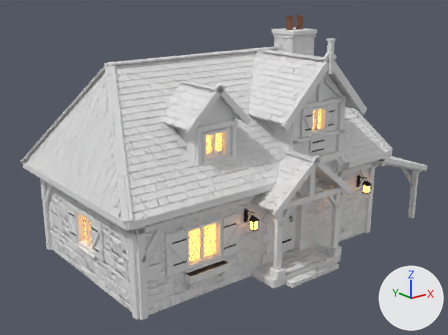
Renders of the FBX model GameClient/ArtSource/Silverbrook/Farmhouse/SilverbrookFarmhouse.fbx from each side of a commit.
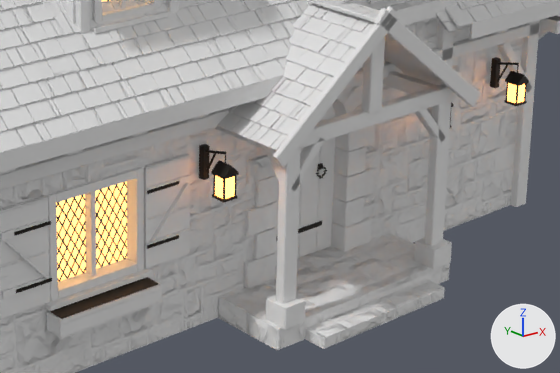
The first picture shows the older version from a camera (50 mm lens) standing at (-12.24, -14.2, 8.16) and looking at (-0.74, 0.18, 2.41). The close-ups show the older and then the newer version on the part from 37% to 86% of the width and 46% to 89% of the height of that picture. Only the edits that show in the close-ups are written down. The lights are fixed; the arrows at lower right show +X, +Y and +Z. Vertices at exactly the same position are counted once.

The scene before the commit, as lines of its bpy script (objects in view):
```python
ob_sm_sbfarmhouse_details = bpy.data.objects.new('SM_SBFarmhouse_Details', me_sm_sbfarmhouse_details)
ob_sm_sbfarmhouse_details.location = (0.0, 0.0, 0.0)
ob_sm_sbfarmhouse_plaster = bpy.data.objects.new('SM_SBFarmhouse_Plaster', me_sm_sbfarmhouse_plaster)
ob_sm_sbfarmhouse_plaster.location = (0.0, 0.0, 0.0)
ob_sm_sbfarmhouse_roof = bpy.data.objects.new('SM_SBFarmhouse_Roof', me_sm_sbfarmhouse_roof)
ob_sm_sbfarmhouse_roof.location = (0.0, 0.0, 0.0)
# also in view: 'SM_SBFarmhouse_Timber' at (0.04, 0.07, 3.24); 'SM_SBFarmhouse_Masonry' at (-0.98, -0.21, 3.23)
```
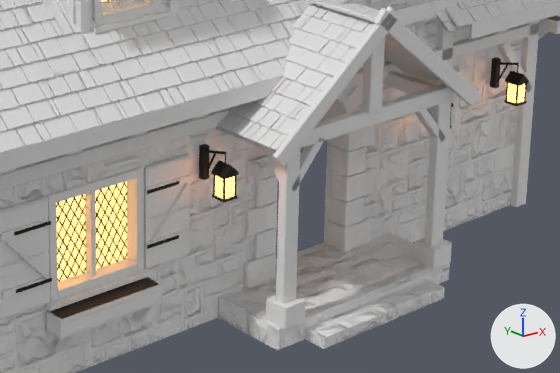
Boxes [x1, y1, x2, y2] around the edits, measured in the close-ups (560 x 373 px):
part 1 of me_sm_sbfarmhouse_details, deleted: before [276, 106, 336, 266]

Patch to the scene script:
```diff
--- a/GameClient/ArtSource/Silverbrook/Farmhouse/SilverbrookFarmhouse.fbx.py
+++ b/GameClient/ArtSource/Silverbrook/Farmhouse/SilverbrookFarmhouse.fbx.py
@@ me_sm_sbfarmhouse_details @@
 # used by ob_sm_sbfarmhouse_details; location = (0.0, 0.0, 0.0)
-me_sm_sbfarmhouse_details.from_pydata(...)  # 6102 vertices, 3926 faces; spans x -5.48..4.72, y -2.84..3.2, z 0.25..6.89
+me_sm_sbfarmhouse_details.from_pydata(...)  # 5936 vertices, 3815 faces; spans x -5.48..4.72, y -2.84..3.2, z 0.81..6.89
+# me_sm_sbfarmhouse_details part 1: 14 loose pieces with 166 vertices, spanning x -0.93..0.17, y -2.17..-2.06, z 0.25..2.3, are deleted
 me_sm_sbfarmhouse_details.materials.append(mat_sb_litglass)
```
